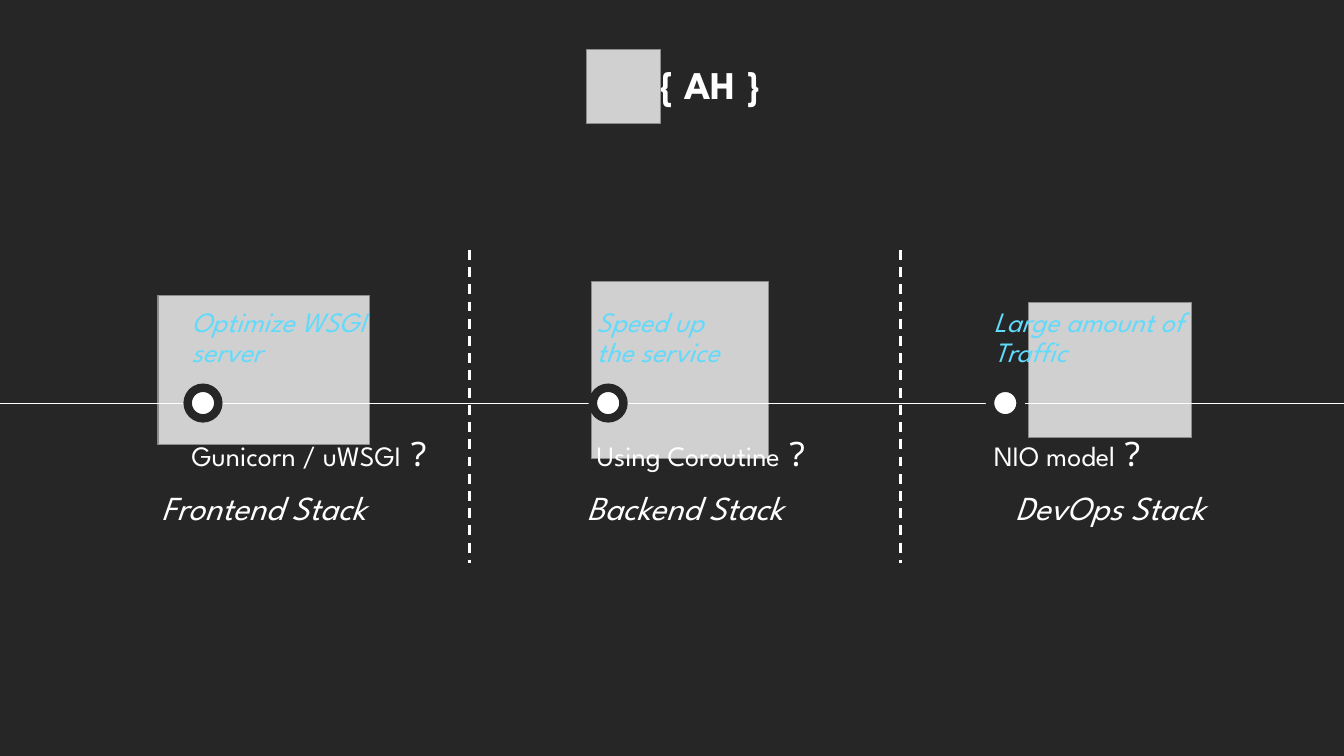
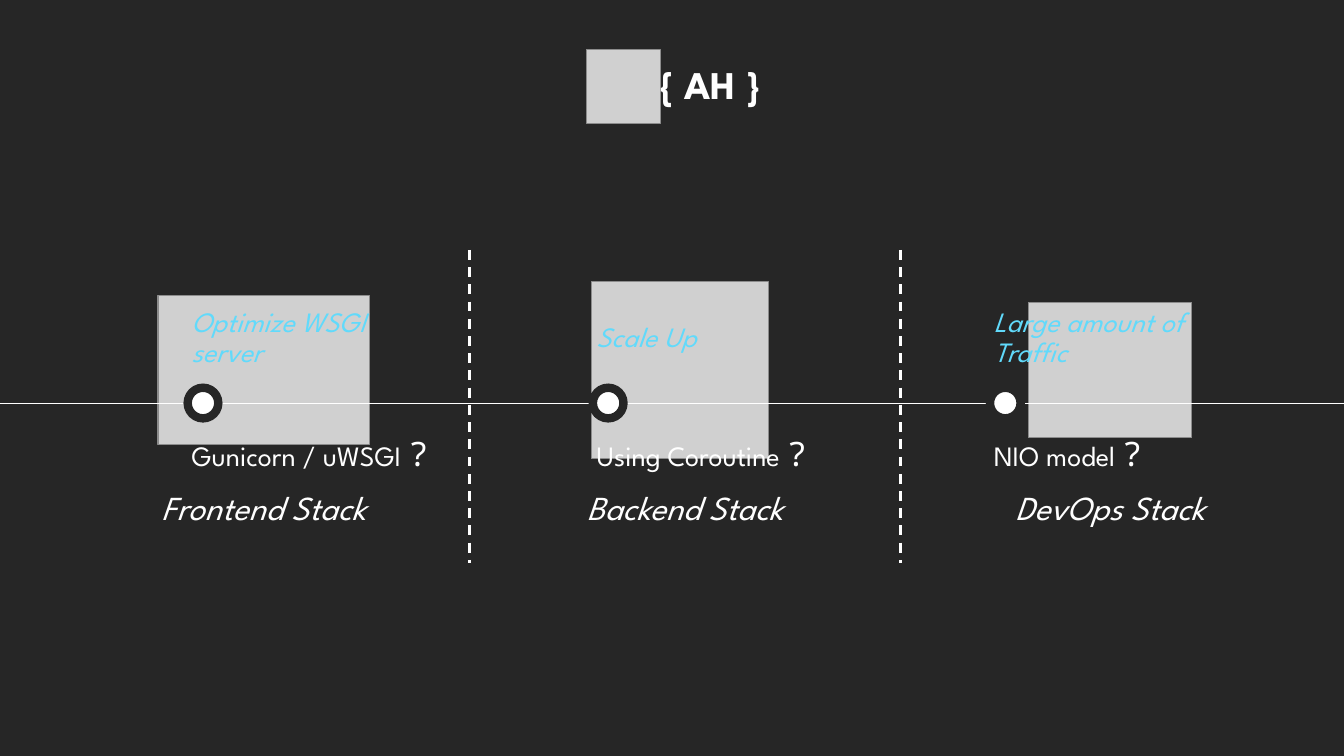
Before and after one commit to LucasDvp/advocateHub-docs, a slide deck: slide 10 of How_AH_Using_OSes.pptx. Drawn at 1344x756 pixels with LibreOffice and Linux fonts; fonts in the diff are those of the drawing; grey boxes stand for pictures. Boxes give left, top, right and bottom in pixels: in the first picture for what was removed or moved away, otherwise in the second. Text is boxed around its words. In the diff, an @@ line names an element or a change of style, - is before the commit and + after.

Commit message:
update

```diff
--- a/How_AH_Using_OSes.pptx
+++ b/How_AH_Using_OSes.pptx
@@ text at box(597, 328, 696, 353): text changed @@
-Speed up
-the service
+Scale Up
```
Also in this commit, not shown: 2 other slides changed, 2 slides added.
